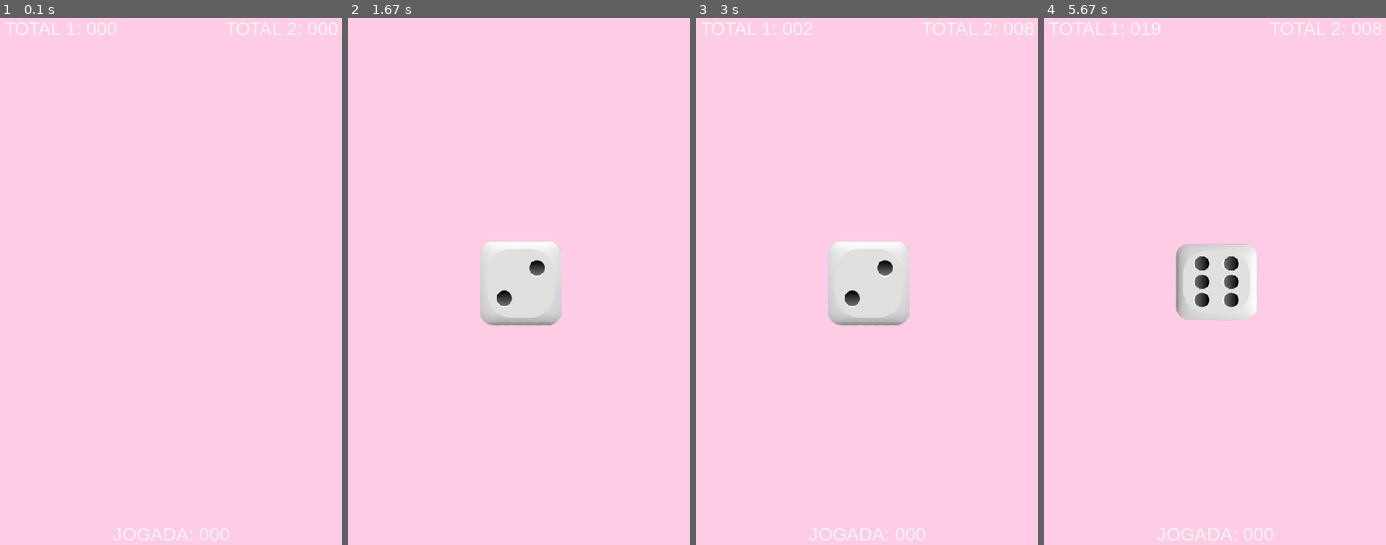
Above: before the commit, frames 1-4 (left to right).
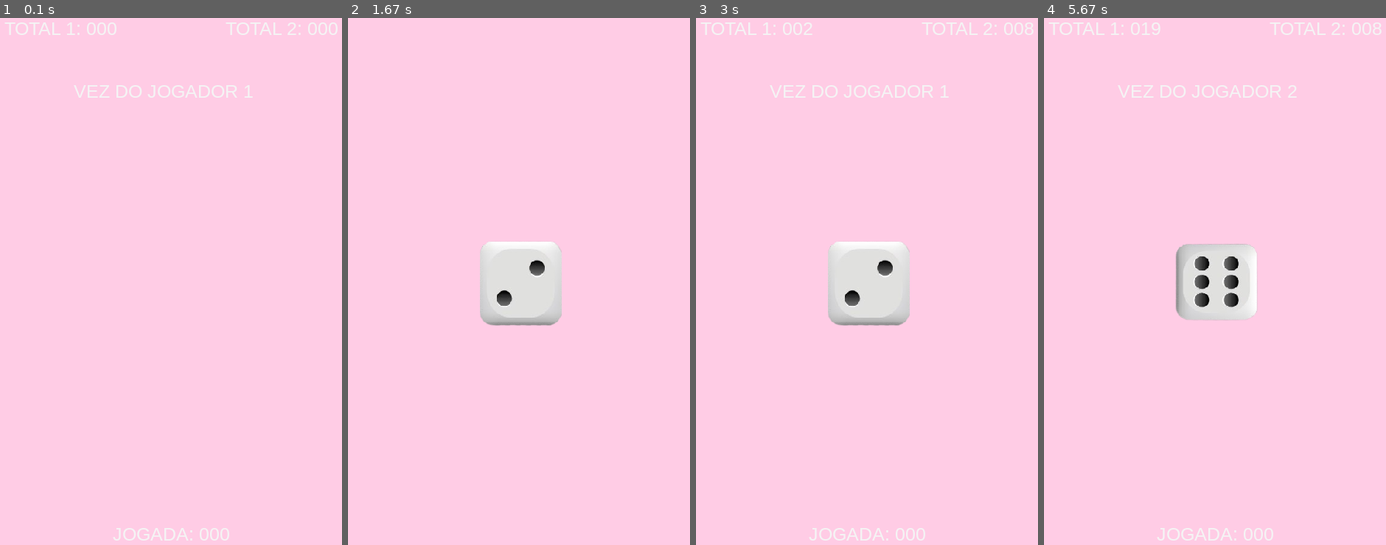
Above: after the commit, the same moments.

Repository: mariafbmorales/PyGame
Game: pygame game, started from jogo.py
The game is run twice, just before and just after one commit, with the same random seed, the same clock (stepped at 60 frames per second) and the same inputs.
Inputs:
- Up to frame 1 (0.1 s): no input
- Up to frame 2 (1.67 s): hold Up 0.33-0.8 s; hold Down 0.83-1.13 s; hold Up 1.17-1.53 s
- Up to frame 3 (3 s): hold Up 1.97-2.27 s; hold Down 2.3-2.6 s; hold Up from 2.63 s (still down)
- Up to frame 4 (5.67 s): release Up at 3 s; hold Up 3.43-3.73 s; hold Up 4.1-4.47 s; hold Down 4.5-4.87 s; hold Down 4.9-5.2 s; hold Down 5.23-5.53 s; hold Up from 5.57 s (still down)

The runs differ from the first frame. In frame 1, 0.3% of the frame differs, in the area x 21-74%, y 12-16%; in frame 2, nothing differs; in frame 3, 0.3%; in frame 4, 0.4%.

Commit message:
vez do jogador

Diff:
--- a/jogo.py
+++ b/jogo.py
@@ -26,7 +26,7 @@
 dado6_img_small = pygame.transform.scale(dado6_img, (DADO_WIDTH, DADO_HEIGHT))
 lista_dados = [0,dado1_img_small, dado2_img_small, dado3_img_small, dado4_img_small, dado5_img_small, dado6_img_small]
 
-#Função para animar o dado girando (retirado do ChatGPT)
+#Função para animar o dado girando (feito 100% pelo ChatGPT)
 def animar_dado(window, lista_dados, WIDTH, HEIGHT):
     for _ in range(10):  #10 frames de "giro"
         n_animado = random.randint(1, 6)
@@ -131,6 +131,18 @@
     text_rect.midtop = (WIDTH //2, 700)
     window.blit(partida, text_rect)
 
+    #Colocando de qual jogador é a vez
+    if vez == 1:
+        vez1 = font.render('VEZ DO JOGADOR 1', True, (244, 244, 244))
+        text_rect = vez1.get_rect()
+        text_rect.midtop = (290, 100)
+        window.blit(vez1, text_rect)
+    elif vez == 2:
+        vez2 = font.render('VEZ DO JOGADOR 2', True, (244, 244, 244))
+        text_rect = vez2.get_rect()
+        text_rect.midtop = (290, 100)
+        window.blit(vez2, text_rect)
+
     #Atualiza estado do jogo
     pygame.display.update()
 
